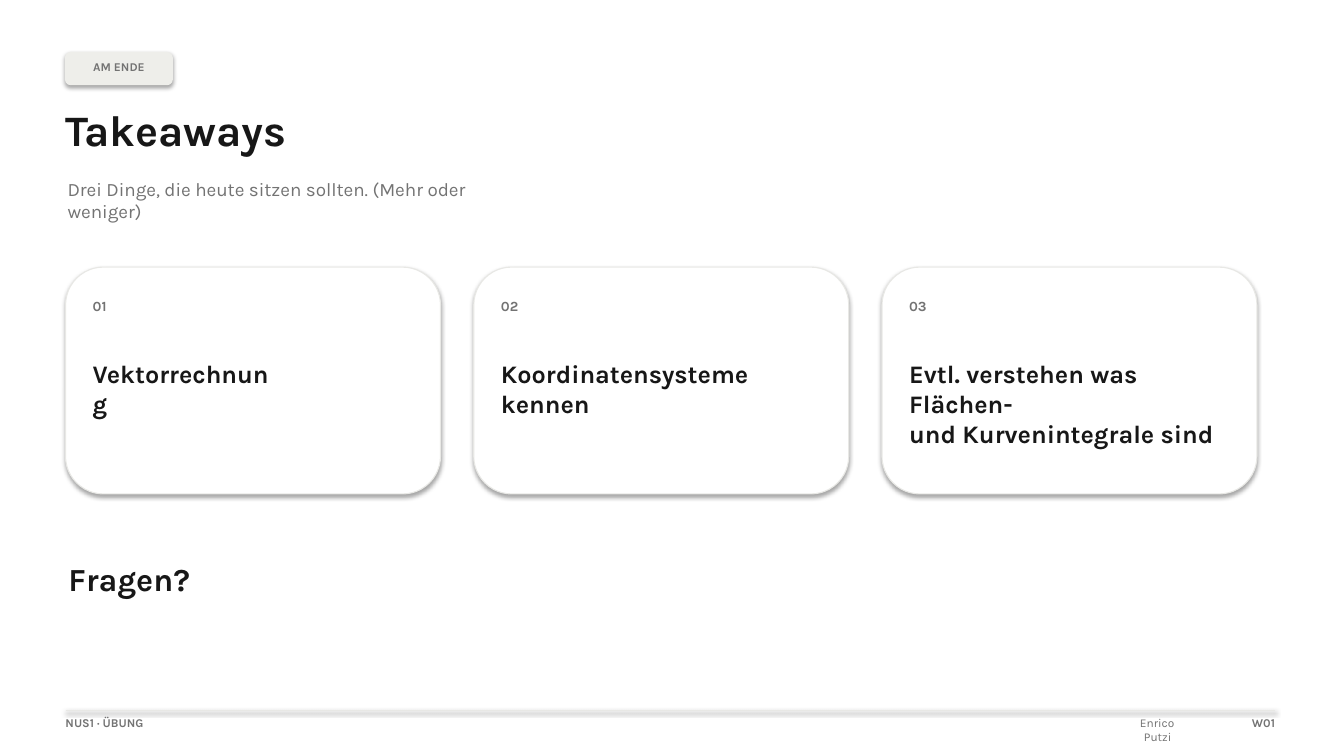
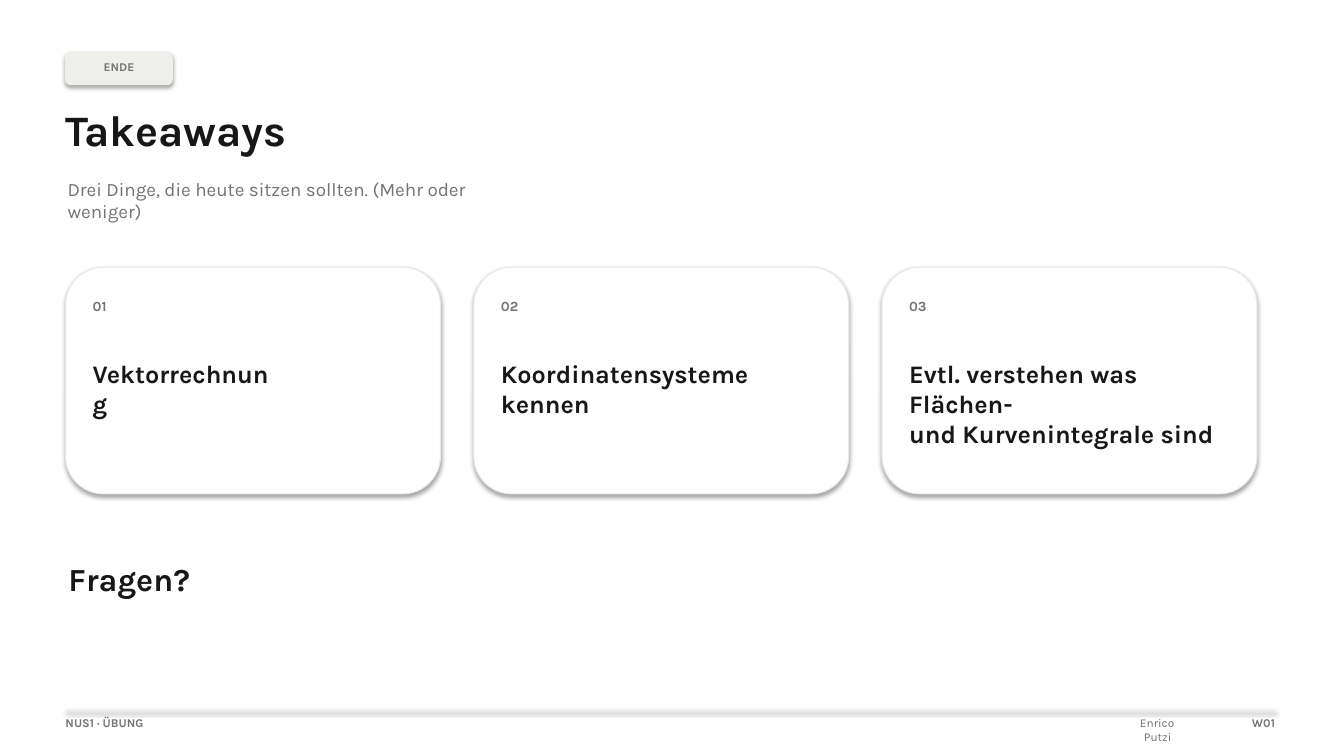
Before and after one commit to eputzi/eputzi.github.io, a slide deck: slide 10 of courses/nus1/files/slides/W01.pptx. Drawn at 1344x756 pixels with LibreOffice and Linux fonts; fonts in the diff are those of the drawing. Boxes give left, top, right and bottom in pixels: in the first picture for what was removed or moved away, otherwise in the second. Text is boxed around its words. In the diff, an @@ line names an element or a change of style, - is before the commit and + after.

```diff
--- a/courses/nus1/files/slides/W01.pptx
+++ b/courses/nus1/files/slides/W01.pptx
@@ text at <box>104,63,135,71</box>: text changed @@
-AM ENDE
+ENDE
```
Also in this commit, not shown: 2 other files.
